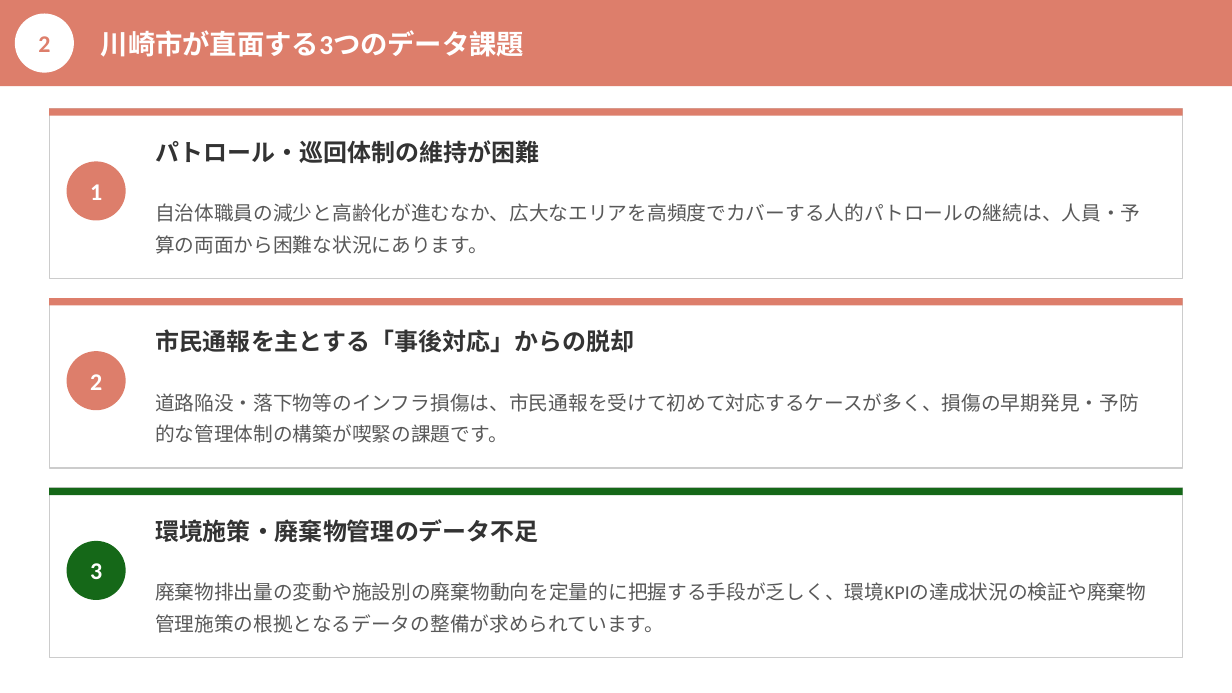
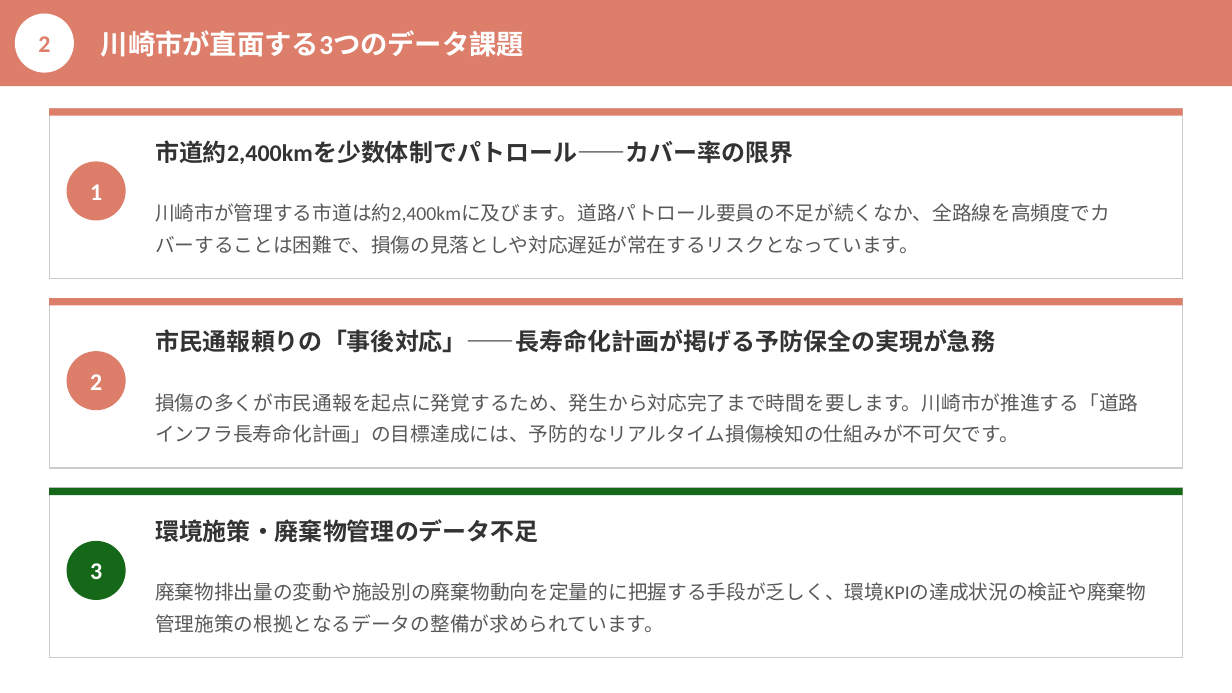
Before and after one commit to monomapblog-ui/sacure, a slide deck: slide 4 of 川崎市_統合提案資料_v2.pptx. Drawn at 1232x693 pixels with LibreOffice and Linux fonts; fonts in the diff are those of the drawing. Boxes give left, top, right and bottom in pixels: in the first picture for what was removed or moved away, otherwise in the second. Text is boxed around its words. In the diff, an @@ line names an element or a change of style, - is before the commit and + after.

```diff
--- a/川崎市_統合提案資料_v2.pptx
+++ b/川崎市_統合提案資料_v2.pptx
@@ text at (155, 140, 794, 164): text changed @@
-パトロール・巡回体制の維持が困難
+市道約2,400kmを少数体制でパトロール——カバー率の限界
@@ text at (155, 203, 1110, 254): text changed @@
-自治体職員の減少と高齢化が進むなか、広大なエリアを高頻度でカバーする人的パトロールの継続は、人員・予算の両面から困難な状況にあります。
+川崎市が管理する市道は約2,400kmに及びます。道路パトロール要員の不足が続くなか、全路線を高頻度でカバーすることは困難で、損傷の見落としや対応遅延が常在するリスクとなっています。
@@ text at (155, 329, 995, 353): text changed @@
-市民通報を主とする「事後対応」からの脱却
+市民通報頼りの「事後対応」——長寿命化計画が掲げる予防保全の実現が急務
@@ text at (155, 393, 1138, 443): text changed @@
-道路陥没・落下物等のインフラ損傷は、市民通報を受けて初めて対応するケースが多く、損傷の早期発見・予防的な管理体制の構築が喫緊の課題です。
+損傷の多くが市民通報を起点に発覚するため、発生から対応完了まで時間を要します。川崎市が推進する「道路インフラ長寿命化計画」の目標達成には、予防的なリアルタイム損傷検知の仕組みが不可欠です。
```
Also in this commit, not shown: 2 other files.
